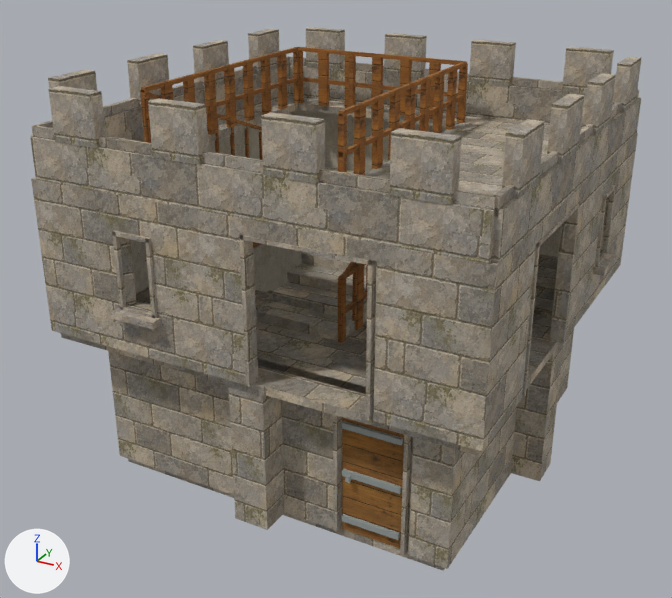
Two versions of the glTF model assets/fort-variants/models/castle-corner-tower.gltf, one commit apart.
Rendered twice from a 50 mm lens placed at (8.77, -14.2, 7.57), pointed at (2.81, -3.36, 2.15). The axes (+X, +Y, +Z) are drawn at lower left. The lights are the same throughout. The older version comes first. Where no turn or scale is listed for an object, it has been applied to the vertices.

The first picture shows 'datum-band-L1-stone', 'door-L0-door', 'exterior-L0-stone', 'exterior-L1-plaster', 'exterior-L1-stone', 'floor-L1-stone', 'guards-L1-wood', 'portal-trim-L1-stone', 'roof-guards-L2-wood', 'roof-parapet-L2-stone', 'roof-terrace-L2-stone', 'stairs-L1-stone', 'stairs-L1-wood', 'structure-L0-stone' and 8 more.
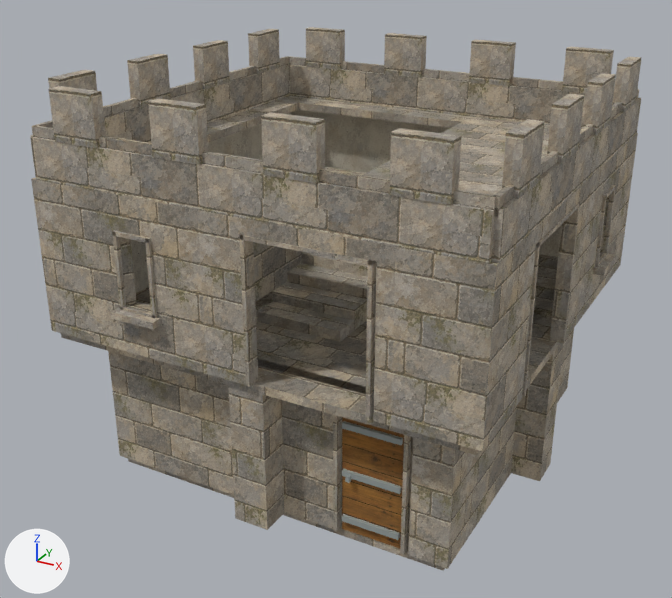
Changed parts and their boxes (x1, y1, x2, y2) in the pictures (672 x 598 px):
'roof-guards-L2-wood', deleted (brown): before (140, 47, 468, 175)
'stairs-L1-wood', deleted: before (141, 93, 368, 343)
'guards-L1-wood', deleted (mostly hidden): before (253, 242, 367, 342)

Edits to the bpy script that builds the scene:
```text
Remove ob_stairs_l1_wood:
    ob_stairs_l1_wood = bpy.data.objects.new('stairs-L1-wood', me_stairs_l1_wood)
    ob_stairs_l1_wood.location = (0.0, 0.0, 0.0)
Remove ob_guards_l1_wood:
    ob_guards_l1_wood = bpy.data.objects.new('guards-L1-wood', me_guards_l1_wood)
    ob_guards_l1_wood.location = (0.0, 0.0, 0.0)
Remove ob_roof_guards_l2_wood:
    ob_roof_guards_l2_wood = bpy.data.objects.new('roof-guards-L2-wood', me_roof_guards_l2_wood)
    ob_roof_guards_l2_wood.location = (0.0, 0.0, 0.0)
```
